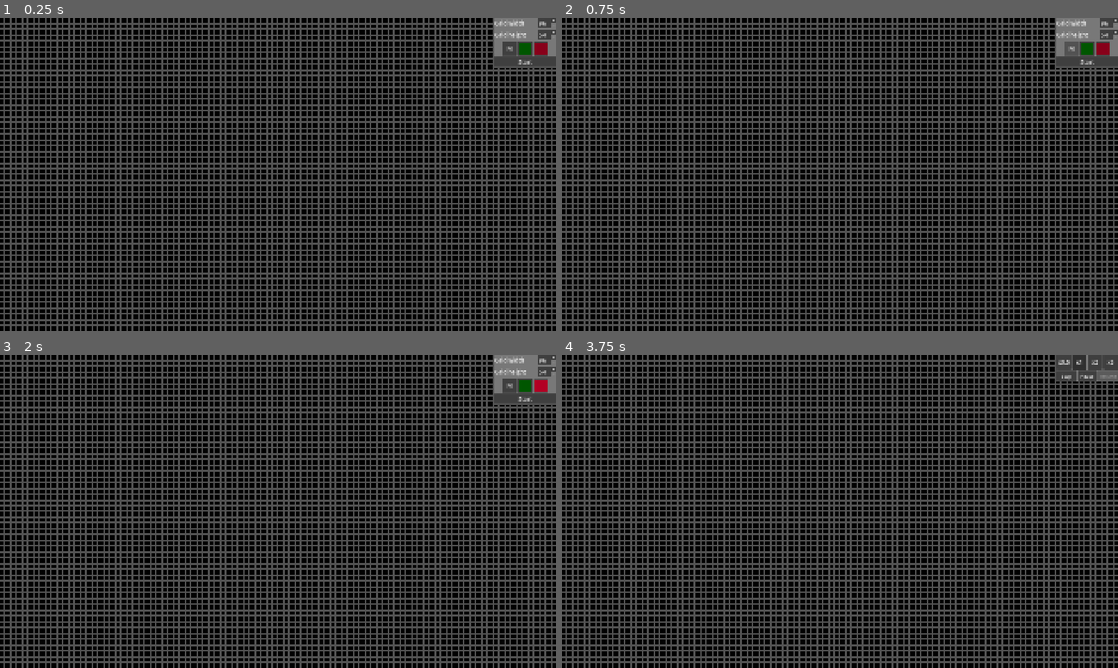
Above: before the commit, frames 1-4 (two rows, left to right).
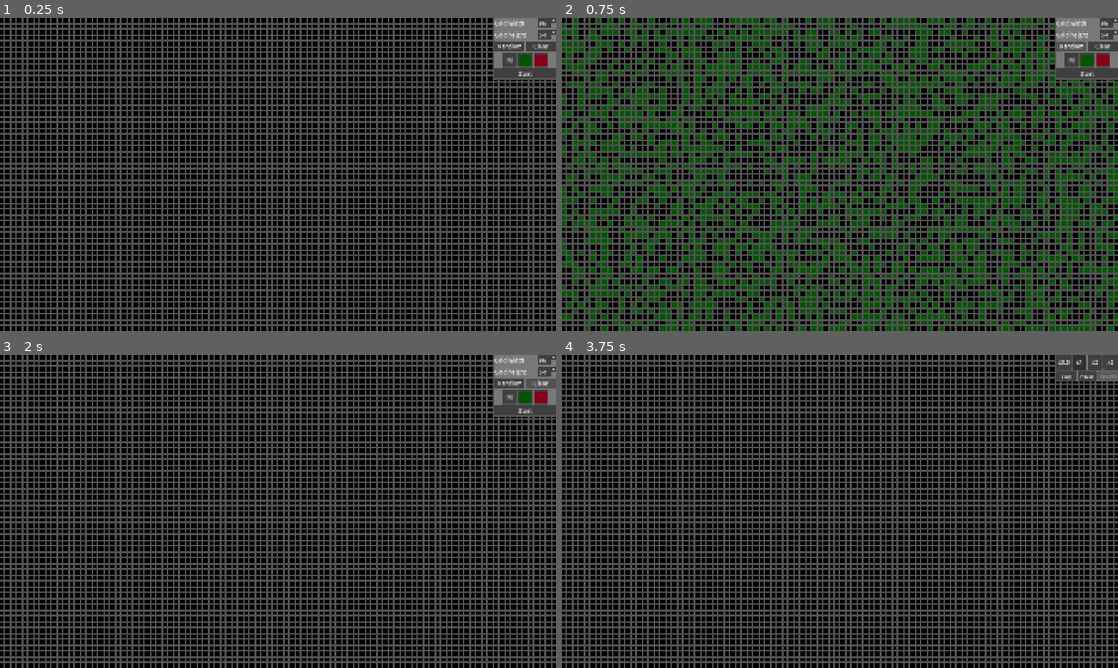
Above: after the commit, the same moments.

Repository: ExtriPL/Godot-Game-of-Life
Game: Godot game, scene res://scenes/game_view.tscn
Same seed, same stepped clock (60 frames per second), same inputs: the game is played once before the commit and once after it.
Inputs (mouse positions are in pixels of both pictures, inside the frame that each line leads up to):
- Up to frame 1 (0.25 s): no input
- Up to frame 2 (0.75 s): click (1073, 46) at 0.5 s, where only the run after the commit has a clickable "Random"
- Up to frame 3 (2 s): click (539, 383) at 1.25 s, where only the run after the commit has a clickable "Clear"
- Up to frame 4 (3.75 s): click "Start" at 2 s; click "Stop" at 2.75 s; click "Start" at 3.5 s

The runs differ from the first frame. In frame 1, 0.9% of the frame differs, in the area x 88-100%, y 7-20%; in frame 2, 25%, in the area x 0-100%, y 0-100%; in frame 3, 0.9%; in frame 4, nothing differs.

Commit message:
Add grid randomization and clearing

Diff:
--- /dev/null
+++ b/scenes/drawing_control.tscn
@@ -0,0 +1,25 @@
+[gd_scene format=3 uid="uid://vaospppxfsy0"]
+
+[ext_resource type="Script" uid="uid://bfm0dbfii3m67" path="res://scripts/drawing_control.gd" id="1_nxqth"]
+
+[node name="DrawingControl" type="HBoxContainer" unique_id=938459023]
+custom_minimum_size = Vector2(212, 0)
+offset_right = 40.0
+offset_bottom = 40.0
+script = ExtResource("1_nxqth")
+metadata/_edit_group_ = true
+
+[node name="RandomButton" type="Button" parent="." unique_id=1983789400]
+layout_mode = 2
+size_flags_horizontal = 3
+theme_override_font_sizes/font_size = 20
+text = "Random"
+
+[node name="ClearButton" type="Button" parent="." unique_id=2072499200]
+layout_mode = 2
+size_flags_horizontal = 3
+theme_override_font_sizes/font_size = 20
+text = "Clear"
+
+[connection signal="pressed" from="RandomButton" to="." method="_on_random_button_pressed"]
+[connection signal="pressed" from="ClearButton" to="." method="_on_clear_button_pressed"]
--- a/scenes/game_view.tscn
+++ b/scenes/game_view.tscn
@@ -7,6 +7,7 @@
 [ext_resource type="Script" uid="uid://copqt3hyvb2yn" path="res://scripts/world_updater.gd" id="1_u2e3f"]
 [ext_resource type="PackedScene" uid="uid://cv5oks6utqwot" path="res://scenes/properties_control.tscn" id="2_na2vj"]
 [ext_resource type="PackedScene" uid="uid://bikwoxnuo1us2" path="res://scenes/phase_buttons.tscn" id="3_rljdn"]
+[ext_resource type="PackedScene" uid="uid://vaospppxfsy0" path="res://scenes/drawing_control.tscn" id="4_n04eh"]
 [ext_resource type="PackedScene" uid="uid://cb4ptvisv7udj" path="res://scenes/mode_selector.tscn" id="4_sbqlh"]
 [ext_resource type="Script" uid="uid://dparmhsops2h5" path="res://scripts/world_drawer.gd" id="6_8bnbg"]
 [ext_resource type="Texture2D" uid="uid://dj78p0a3scjrt" path="res://sprites/white_pixel.png" id="7_31lf7"]
@@ -56,6 +57,9 @@
 [node name="PropertiesControl" parent="Canvas/Controls/HContainer" unique_id=1138384911 instance=ExtResource("2_na2vj")]
 layout_mode = 2
 
+[node name="DrawingControl" parent="Canvas/Controls/HContainer" unique_id=938459023 instance=ExtResource("4_n04eh")]
+layout_mode = 2
+
 [node name="ModeSelector" parent="Canvas/Controls/HContainer" unique_id=537010809 instance=ExtResource("4_sbqlh")]
 layout_mode = 2
 
@@ -99,6 +103,8 @@
 [connection signal="mouse_entered" from="Canvas/GridClickableArea" to="Grid/Drawer" method="_on_grid_clickable_area_mouse_entered"]
 [connection signal="mouse_exited" from="Canvas/GridClickableArea" to="Grid/Drawer" method="_on_grid_clickable_area_mouse_exited"]
 [connection signal="grid_dimensions_changed" from="Canvas/Controls/HContainer/PropertiesControl" to="Grid/Properties" method="_selected_grid_dimensions_changed"]
+[connection signal="clear_button_pressed" from="Canvas/Controls/HContainer/DrawingControl" to="Grid/Drawer" method="_on_drawing_control_clear_button_pressed"]
+[connection signal="random_button_pressed" from="Canvas/Controls/HContainer/DrawingControl" to="Grid/Drawer" method="_on_drawing_control_random_button_pressed"]
 [connection signal="drawing_mode_selected" from="Canvas/Controls/HContainer/ModeSelector" to="Grid/Drawer" method="_on_drawing_mode_selected"]
 [connection signal="movement_mode_selected" from="Canvas/Controls/HContainer/ModeSelector" to="Grid/Drawer" method="_on_movement_mode_selected"]
 [connection signal="removing_mode_selected" from="Canvas/Controls/HContainer/ModeSelector" to="Grid/Drawer" method="_on_removing_mode_selected"]
@@ -111,11 +117,13 @@
 [connection signal="start_button_pressed" from="Canvas/Controls/HContainer/PhaseButtons" to="Canvas/Controls/HContainer/PropertiesControl" method="_on_start_button_pressed"]
 [connection signal="start_button_pressed" from="Canvas/Controls/HContainer/PhaseButtons" to="Canvas/Controls/HContainer/ModeSelector" method="_on_start_button_pressed"]
 [connection signal="start_button_pressed" from="Canvas/Controls/HContainer/PhaseButtons" to="Grid/Drawer" method="_on_start_button_pressed"]
+[connection signal="start_button_pressed" from="Canvas/Controls/HContainer/PhaseButtons" to="Canvas/Controls/HContainer/DrawingControl" method="_on_start_button_pressed"]
 [connection signal="stop_button_pressed" from="Canvas/Controls/HContainer/PhaseButtons" to="." method="_on_stop_button_pressed"]
 [connection signal="stop_button_pressed" from="Canvas/Controls/HContainer/PhaseButtons" to="Canvas/Controls/HContainer/TimeControl" method="_hide_time_buttons"]
 [connection signal="stop_button_pressed" from="Canvas/Controls/HContainer/PhaseButtons" to="Canvas/Controls/HContainer/PropertiesControl" method="_on_stop_button_pressed"]
 [connection signal="stop_button_pressed" from="Canvas/Controls/HContainer/PhaseButtons" to="Canvas/Controls/HContainer/ModeSelector" method="_on_stop_button_pressed"]
 [connection signal="stop_button_pressed" from="Canvas/Controls/HContainer/PhaseButtons" to="Grid/Drawer" method="_on_stop_button_pressed"]
+[connection signal="stop_button_pressed" from="Canvas/Controls/HContainer/PhaseButtons" to="Canvas/Controls/HContainer/DrawingControl" method="_on_stop_button_pressed"]
 [connection signal="timeout" from="UpdateTimer" to="Grid/Updater" method="_update_world_state"]
 [connection signal="properties_changed" from="Grid/Properties" to="Grid/Updater" method="_grid_properties_changed"]
 [connection signal="properties_changed" from="Grid/Properties" to="Grid/Drawer" method="_grid_properties_changed"]
--- /dev/null
+++ b/scripts/drawing_control.gd
@@ -0,0 +1,19 @@
+extends HBoxContainer
+
+signal random_button_pressed
+signal clear_button_pressed
+
+func _on_random_button_pressed() -> void:
+	random_button_pressed.emit()
+
+
+func _on_clear_button_pressed() -> void:
+	clear_button_pressed.emit()
+
+
+func _on_start_button_pressed() -> void:
+	visible = false
+
+
+func _on_stop_button_pressed() -> void:
+	visible = true
--- a/scripts/world_drawer.gd
+++ b/scripts/world_drawer.gd
@@ -95,3 +95,17 @@
 
 func _on_start_button_pressed() -> void:
 	_active = false
+
+
+func _on_drawing_control_random_button_pressed() -> void:
+	# Initialize with random values
+	for i in range(_states.size()):
+		_states[i] = false if randf() < 0.5 else true
+
+	world_state_changed.emit()
+
+
+func _on_drawing_control_clear_button_pressed() -> void:
+	# Clear the grid
+	_states.fill(false)
+	world_state_changed.emit()
Not shown, added: scripts/drawing_control.gd.uid
